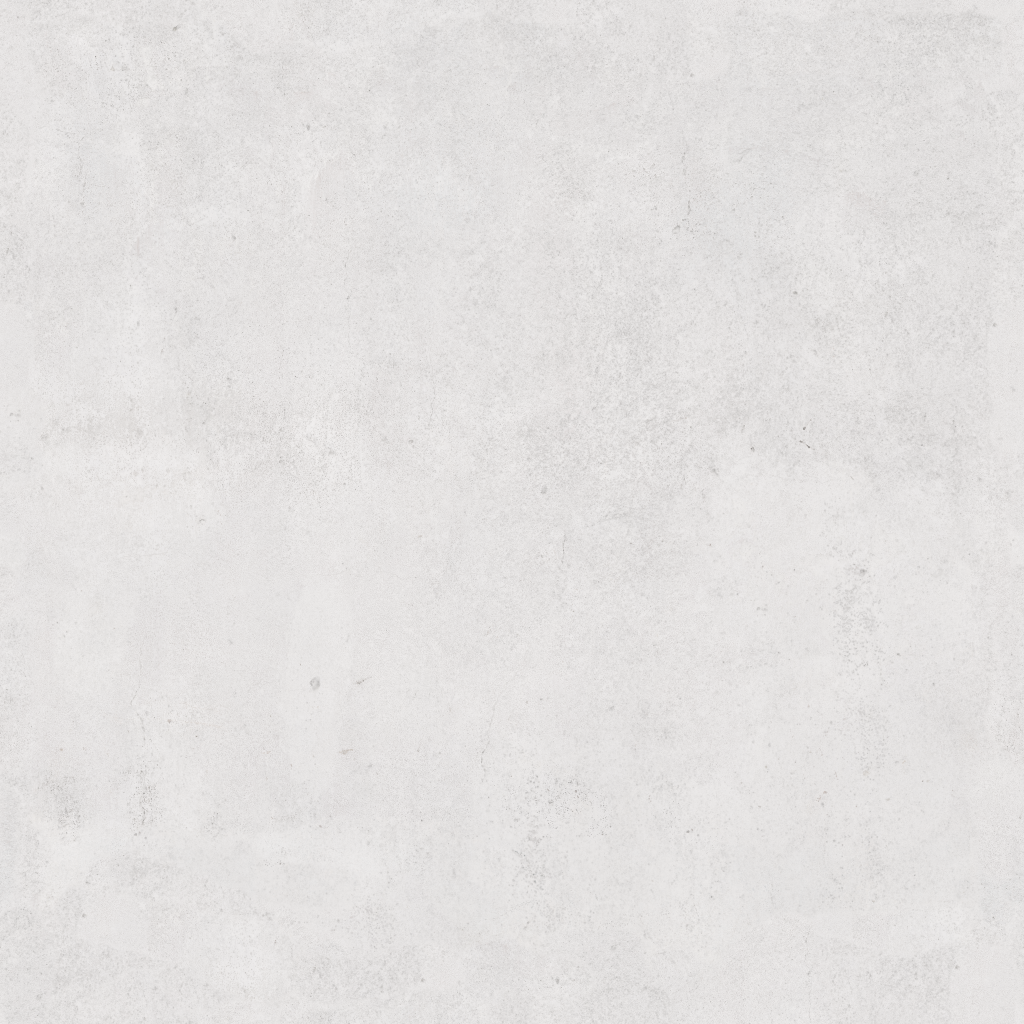
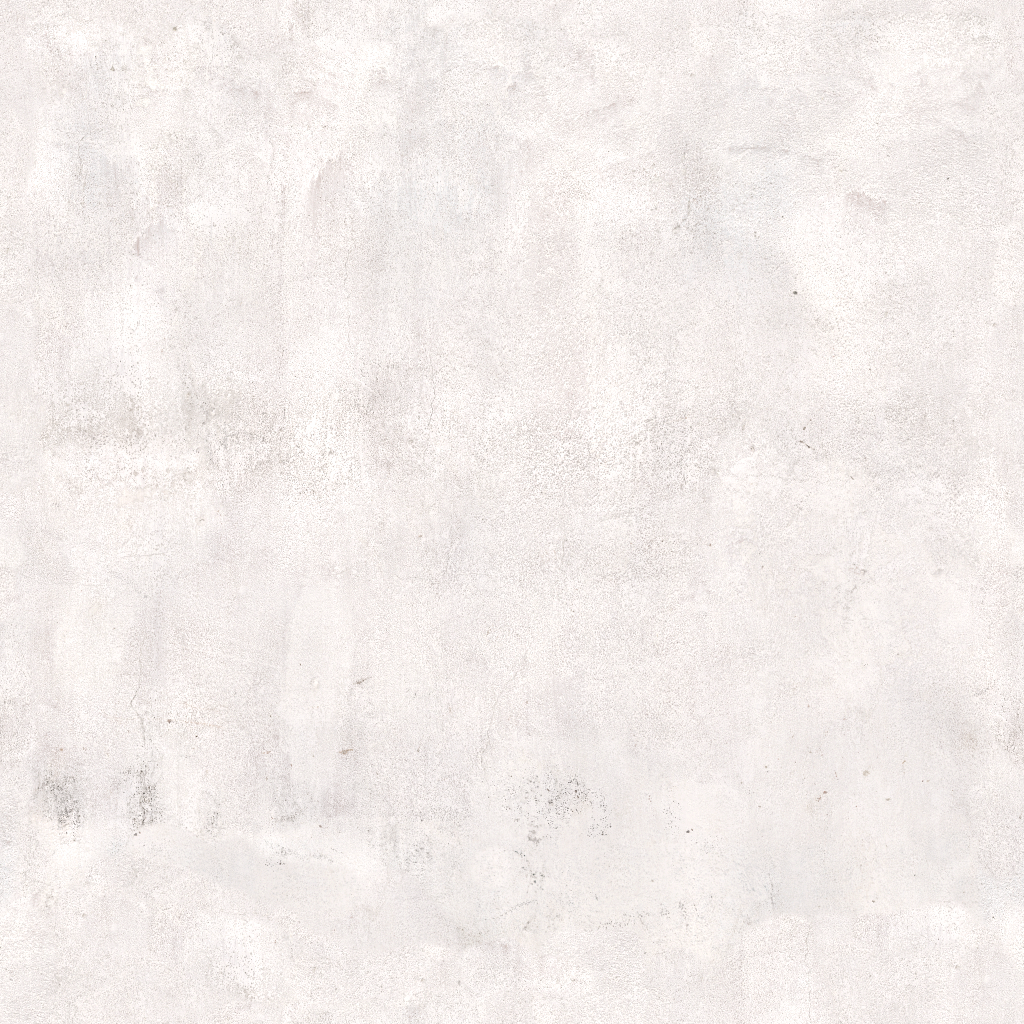
Two versions of the same layered image (w=1024, h=1024). Layer-by-layer changes:
removed group "Group 1" (2 layers) over [0,0,1024,1024]
added group "BR" with 4 layers above "MEO" over [0,0,1024,1024]
"Layer 1": blend multiply → normal, moved it into group "BR", painted on it over [0,0,1024,1024]
removed layer "Layer 0" from group "Group 1" over [0,0,1024,1024]
added group "MEO" with 9 layers over [0,0,1024,1024]
added group "M" (addition) with 2 layers in group "MEO" over [0,0,1024,1024]
added layer "M Mask" (multiply) in group "M" over [0,0,1024,1024]
added layer "M Base" in group "M" over [0,0,1024,1024]
added group "E" (addition) with 2 layers in group "MEO" over [0,0,1024,1024]
added layer "E Mask" (multiply) in group "E" over [0,0,1024,1024]
added layer "E Base" in group "E" over [0,0,1024,1024]
added group "O" (addition) with 2 layers in group "MEO" over [0,0,1024,1024]
added layer "O Mask" in group "O" over [0,0,1024,1024]
added layer "O Base" in group "O" over [0,0,1024,1024]
